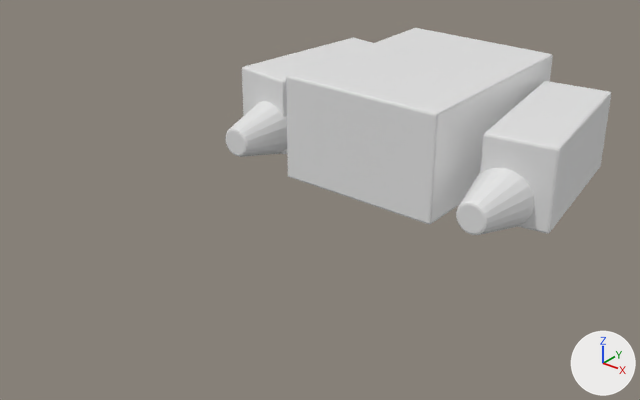
Two versions of the FBX model Assets/FBX/generated/SM_Ship_Trader_01_Engine.fbx, one commit apart.
Camera for both pictures: a 50 mm lens placed at (659.0, -1065.0, 462.0), pointed at (3.0, -246.0, -46.0). The axes (+X, +Y, +Z) are drawn at lower right. The lights are the same throughout. The older version comes first.

The scene before the commit, as lines of its bpy script (objects in view):
```python
me_cube_108 = bpy.data.meshes.new('Cube.108')
me_cube_108.from_pydata(...)  # 408 vertices, 366 faces; spans x -264.0..264.0, y -192.0..167.0, z -74.0..82.0
me_cube_108.materials.append(mat_m_engine_block)  # white #e7e7e7
ob_sm_ship_trader_01_engine = bpy.data.objects.new('SM_Ship_Trader_01_Engine', me_cube_108)
ob_sm_ship_trader_01_engine.location = (0.0, -2.0, -4.0)
```
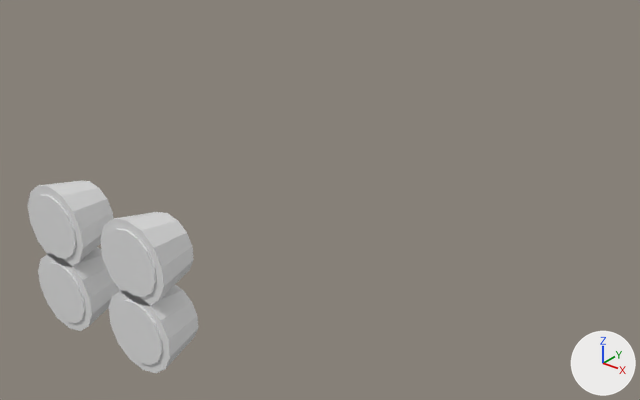
The edits, one by one:
me_cube_108 is used by ob_sm_ship_trader_01_engine; location (0.0, -2.0, -4.0).
me_cube_108 had 408 vertices, 366 faces and spanned x -264.0..264.0, y -192.0..167.0, z -74.0..82.0.
me_cube_108 now has 224 vertices, 128 faces and spans x -104.0..104.0, y -24.0..28.0, z -85.0..85.0.
me_cube_108 part 1: a new loose piece, a 14-sided cut cone along y (radius 45.0 at the low end, 34.0 at the high end) spanning x -104.0..-15.0, y -22.0..28.0, z -85.0..6.0, in mat_m_engine_block (white #e7e7e7).
me_cube_108 part 2: a new loose piece, a 14-sided cylinder along y spanning x -93.8..-24.9, y -23.6..-21.6, z -74.9..-4.3, in mat_m_engine_block (white #e7e7e7).
me_cube_108 part 3: a new loose piece, a 14-sided cut cone along y (radius 45.0 at the low end, 34.0 at the high end) spanning x -104.0..-15.0, y -22.0..28.0, z -6.0..85.0, in mat_m_engine_block (white #e7e7e7).
me_cube_108 part 4: a new loose piece, a 14-sided cylinder along y spanning x -93.8..-24.9, y -23.6..-21.6, z 4.3..74.9, in mat_m_engine_block (white #e7e7e7).
me_cube_108 part 5: a new loose piece, a 14-sided cut cone along y (radius 45.0 at the low end, 34.0 at the high end) spanning x 15.0..104.0, y -22.0..28.0, z -85.0..6.0, in mat_m_engine_block (white #e7e7e7).
me_cube_108 part 6: a new loose piece, a 14-sided cylinder along y spanning x 24.9..93.8, y -23.6..-21.6, z -74.9..-4.3, in mat_m_engine_block (white #e7e7e7).
me_cube_108 part 7: a new loose piece, a 14-sided cut cone along y (radius 45.0 at the low end, 34.0 at the high end) spanning x 15.0..104.0, y -22.0..28.0, z -6.0..85.0, in mat_m_engine_block (white #e7e7e7).
me_cube_108 part 8: a new loose piece, a 14-sided cylinder along y spanning x 24.9..93.8, y -23.6..-21.6, z 4.3..74.9, in mat_m_engine_block (white #e7e7e7).
me_cube_108 part 9: the loose piece of 120 vertices spanning x 154.0..242.0, y -192.0..-101.0, z -73.0..15.0 is deleted.
me_cube_108 part 10: the loose piece of 120 vertices spanning x -242.0..-154.0, y -192.0..-101.0, z -73.0..15.0 is deleted.
me_cube_108 part 11: the loose piece of 56 vertices spanning x -124.0..124.0, y -163.0..167.0, z -74.0..82.0 is deleted.
me_cube_108 part 12: the loose piece of 56 vertices spanning x 132.0..264.0, y -118.0..139.0, z -65.0..54.0 is deleted.
me_cube_108 part 13: the loose piece of 56 vertices spanning x -264.0..-132.0, y -118.0..139.0, z -65.0..54.0 is deleted.
Object 'SM_Ship_Trader_01_Engine' (ob_sm_ship_trader_01_engine) moves from (0.0, -2.0, -4.0) to (0.0, -582.0, 0.0).

Location of each change, (x1, y1, x2, y2) in pixels of the pictures (640 x 400 px):
'SM_Ship_Trader_01_Engine', reshaped, moved (56% narrower, 7% shorter)
    before: (225, 28, 611, 235)
    after: (28, 180, 198, 373)
part 1 of me_cube_108, added
    after: (38, 247, 120, 331)
part 2 of me_cube_108, added
    after: (42, 262, 86, 323)
part 3 of me_cube_108, added
    after: (28, 180, 113, 267)
part 4 of me_cube_108, added
    after: (32, 195, 77, 259)
part 5 of me_cube_108, added
    after: (109, 285, 198, 373)
part 6 of me_cube_108, added
    after: (114, 300, 163, 365)
part 7 of me_cube_108, added
    after: (100, 212, 193, 306)
part 8 of me_cube_108, added
    after: (105, 228, 156, 297)
part 9 of me_cube_108, deleted
    before: (456, 168, 534, 235)
part 10 of me_cube_108, deleted
    before: (225, 101, 287, 157)
part 11 of me_cube_108, deleted
    before: (286, 28, 553, 224)
part 12 of me_cube_108, deleted
    before: (480, 81, 611, 234)
part 13 of me_cube_108, deleted
    before: (242, 37, 373, 154)
